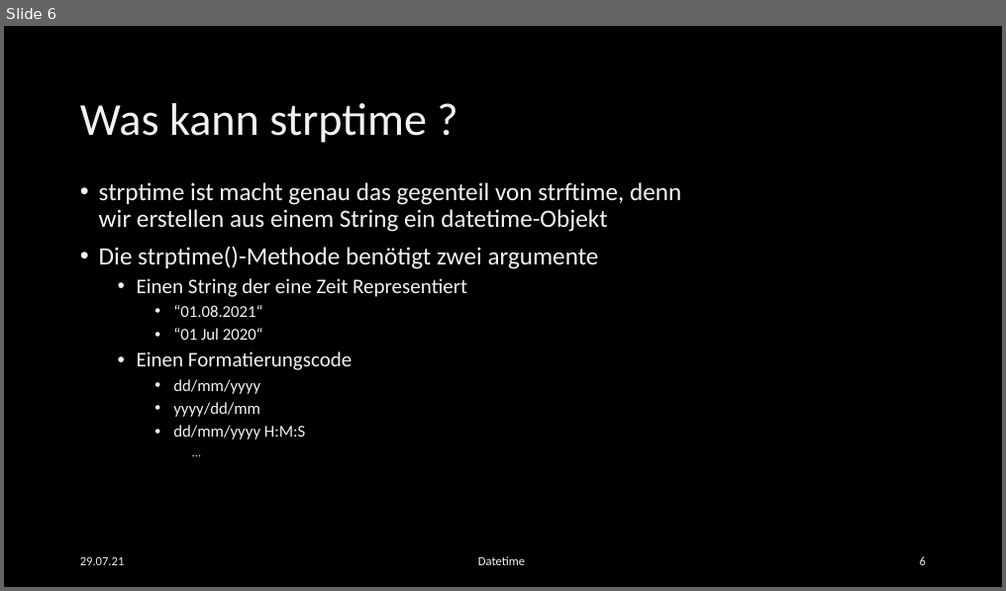
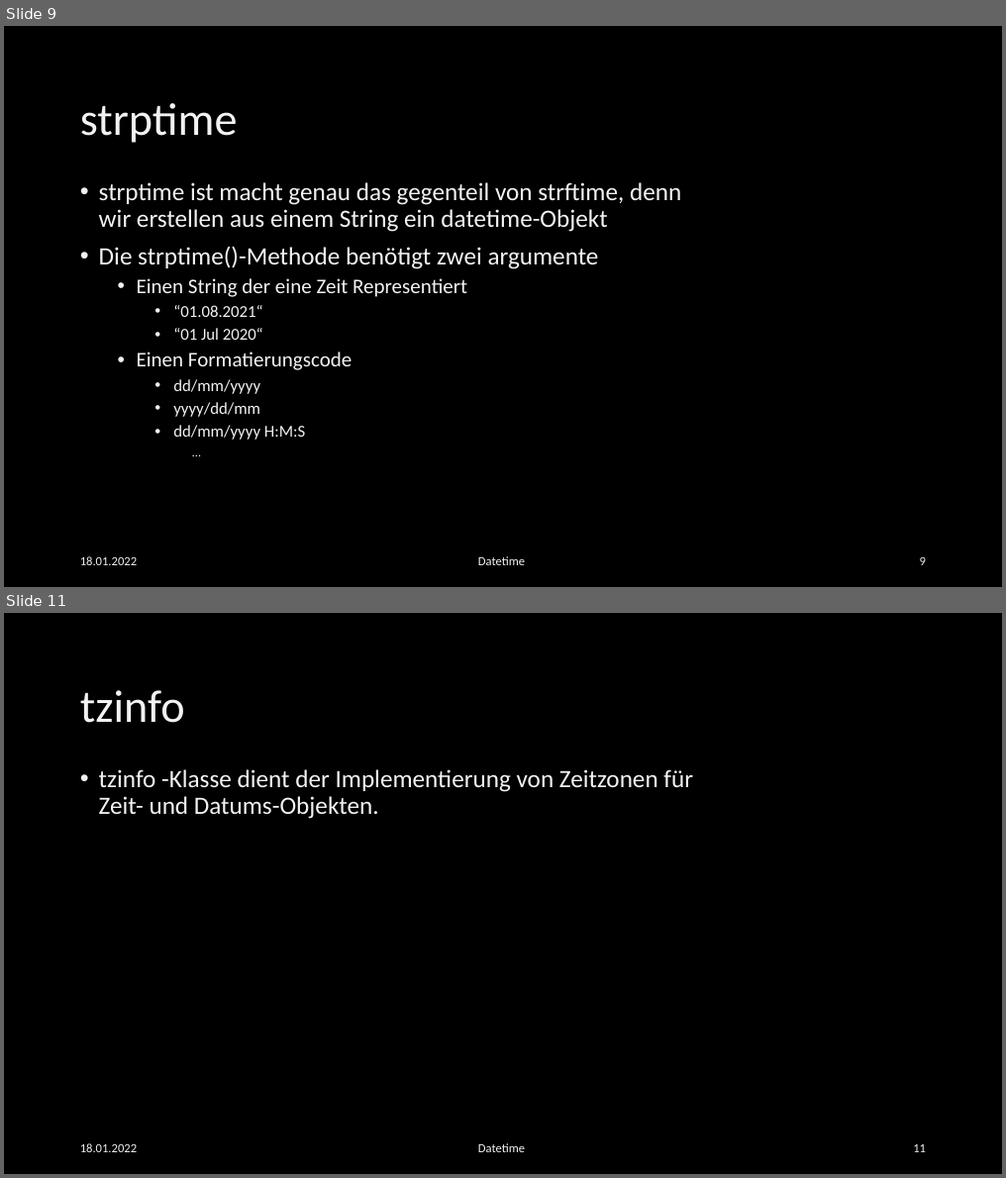
Before and after one commit to EsstBananeImEi/python_kurs, a slide deck: Materialien/Powerpoint/Einfuehrung in Datetime.pptx. Shown one above the other, each under a label of ours: slide 6 before the commit, slides 9 and 11 after it; the slides between them are not shown. The pictures are 1006x591 and 1006x1178 pixels, drawn with LibreOffice and Linux fonts; fonts in the diff are those of the drawing; background and template pictures are left out. Boxes give left, top, right and bottom in pixels: in the first picture for what was removed or moved away, otherwise in the second. Text is boxed around its words. In the diff, an @@ line names an element or a change of style, - is before the commit and + after.

Commit message:
update and finished Datetime kapitel

```diff
--- a/Materialien/Powerpoint/Einfuehrung in Datetime.pptx
+++ b/Materialien/Powerpoint/Einfuehrung in Datetime.pptx
@@ slide 11 added at bbox=[4, 613, 1002, 1174], background picture (left out) @@
@@ title added at bbox=[80, 690, 185, 723], 44 pt, text #F2F2F2 @@
+tzinfo
@@ text added at bbox=[99, 769, 693, 819], 24 pt, text #F2F2F2 @@
+• tzinfo -Klasse dient der Implementierung von Zeitzonen für Zeit- und Datums-Objekten.
@@ text added at bbox=[80, 1144, 137, 1153], 12 pt, text gradient #9E9E9E to #EDEDED to #FFFFFF @@
+18.01.2022
@@ text added at bbox=[478, 1144, 525, 1153], 12 pt, text #F2F2F2 @@
+Datetime
@@ page number added at bbox=[913, 1145, 926, 1153], 12 pt, text gradient #9E9E9E to #EDEDED to #FFFFFF @@
+11
@@ what was slide 6 is now slide 9 @@
@@ slide 9 changed as well @@
@@ title at bbox=[80, 103, 238, 143]: text changed @@
-Was kann strptime ?
+strptime
@@ text at bbox=[80, 557, 137, 566]: text changed @@
-29.07.21
+18.01.2022
@@ page number at bbox=[920, 558, 926, 566]: text changed @@
-6
+9
```
Also in this commit, not shown: 5 other slides changed, 4 other slides added, 8 other files.
